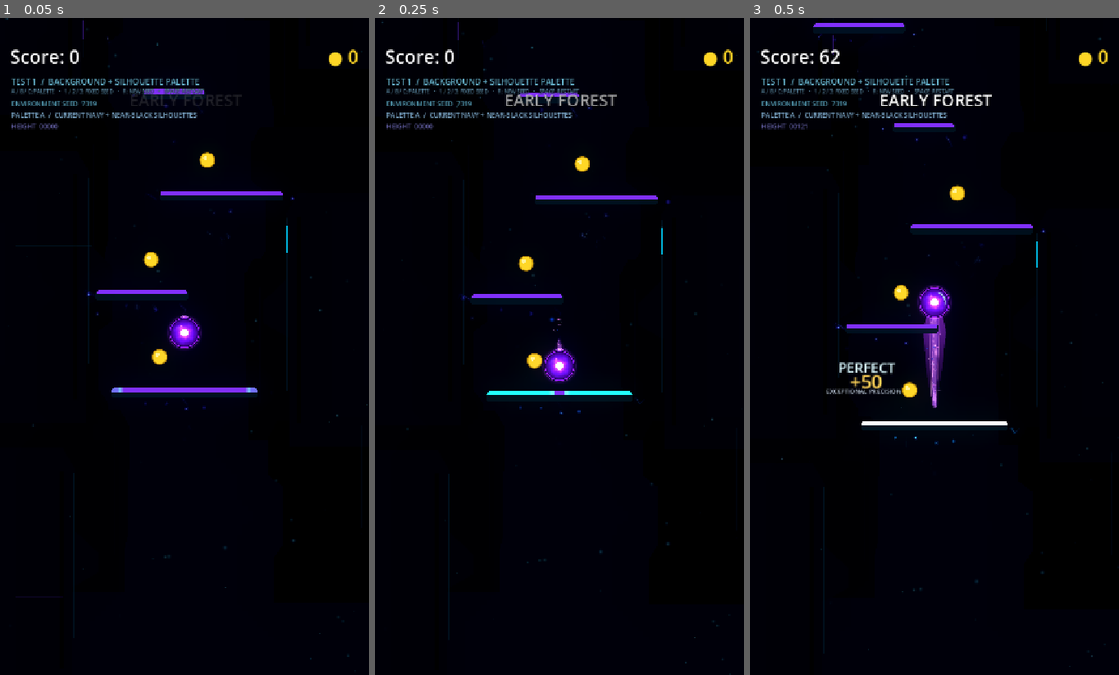
Above: before the commit, frames 1-3 (left to right).
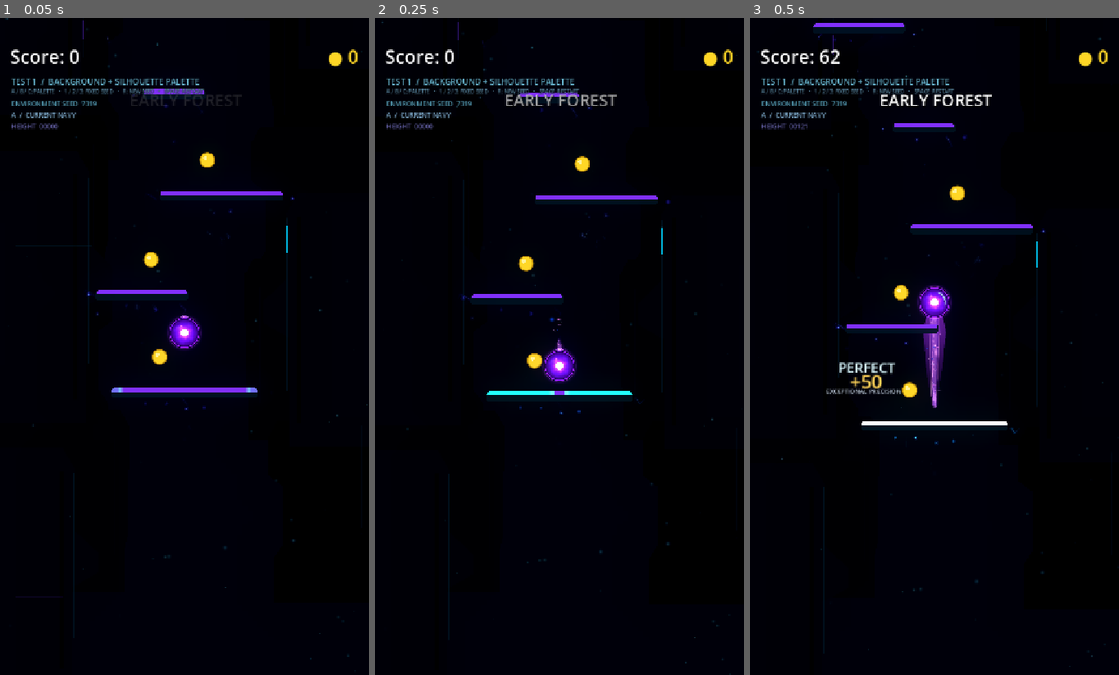
Above: after the commit, the same moments.

Repository: Kryodo/TowerJump
Game: Godot game, scene res://scenes/environment_architecture_test_room.tscn
Two runs of this game, one before a commit and one after it. Both use one fixed random seed, a clock stepped at 60 frames per second and the inputs below. This scene is started directly instead of the project's main scene.
Inputs:
- Up to frame 1 (0.05 s): no input
- Up to frame 2 (0.25 s): no input
- Up to frame 3 (0.5 s): no input

The runs differ from the first frame. In frame 1, 0.3% of the frame differs, in the area x 2-54%, y 14-16%; in frame 2, 0.3%; in frame 3, 0.3%.

Commit message:
Clarify corrected palette labels

Diff:
--- a/scripts/environment_architecture_test_room.gd
+++ b/scripts/environment_architecture_test_room.gd
@@ -189,11 +189,11 @@
 		return
 	match _palette_variant:
 		0:
-			_palette_label.text = "PALETTE A  /  CURRENT NAVY + NEAR-BLACK SILHOUETTES"
+			_palette_label.text = "A  /  CURRENT NAVY"
 		1:
-			_palette_label.text = "PALETTE B  /  NEAR-BLACK VOID + BLUE SILHOUETTES"
+			_palette_label.text = "B  /  NEAR-BLACK + REVERSED NAVY MASSES"
 		2:
-			_palette_label.text = "PALETTE C  /  INTERMEDIATE BLUE-BLACK"
+			_palette_label.text = "C  /  INTERMEDIATE NEAR-BLACK"
 
 
 func _update_seed_label(value: int) -> void:
